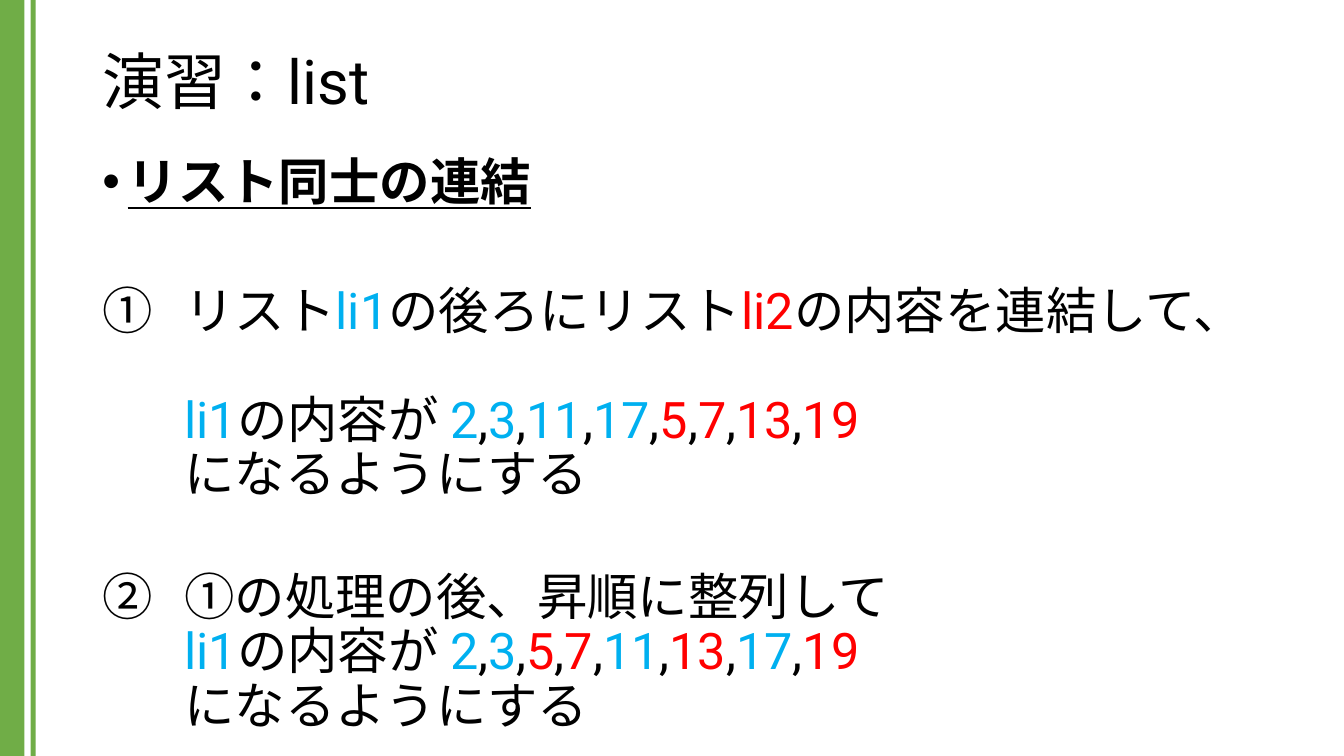
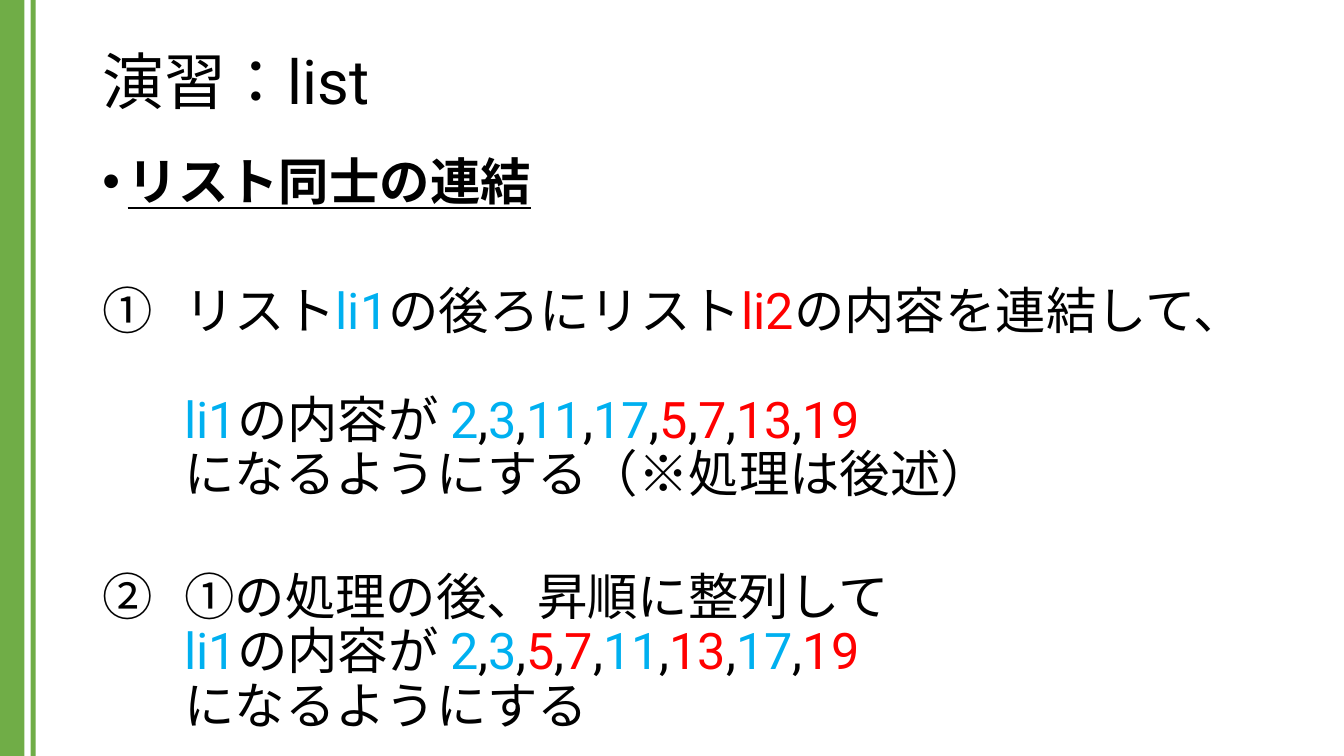
Before and after one commit to kic-murata/cpp2024, a slide deck: slide 3 of 授業資料/演習課題：list.pptx. Drawn at 1344x756 pixels with LibreOffice and Linux fonts; fonts in the diff are those of the drawing. Boxes give left, top, right and bottom in pixels: in the first picture for what was removed or moved away, otherwise in the second. Text is boxed around its words. In the diff, an @@ line names an element or a change of style, - is before the commit and + after.

```diff
--- a/授業資料/演習課題：list.pptx
+++ b/授業資料/演習課題：list.pptx
@@ text at (x1=184, y1=286, x2=1243, y2=497): text changed @@
-1. リストli1の後ろにリストli2の内容を連結して、
-   li1の内容が 2,3,11,17,5,7,13,19
-   になるようにする
+1. リストli1の後ろにリストli2の内容を連結して、
+   li1の内容が 2,3,11,17,5,7,13,19
+   になるようにする（※処理は後述）
```
Also in this commit, not shown: 1 other slide changed.
